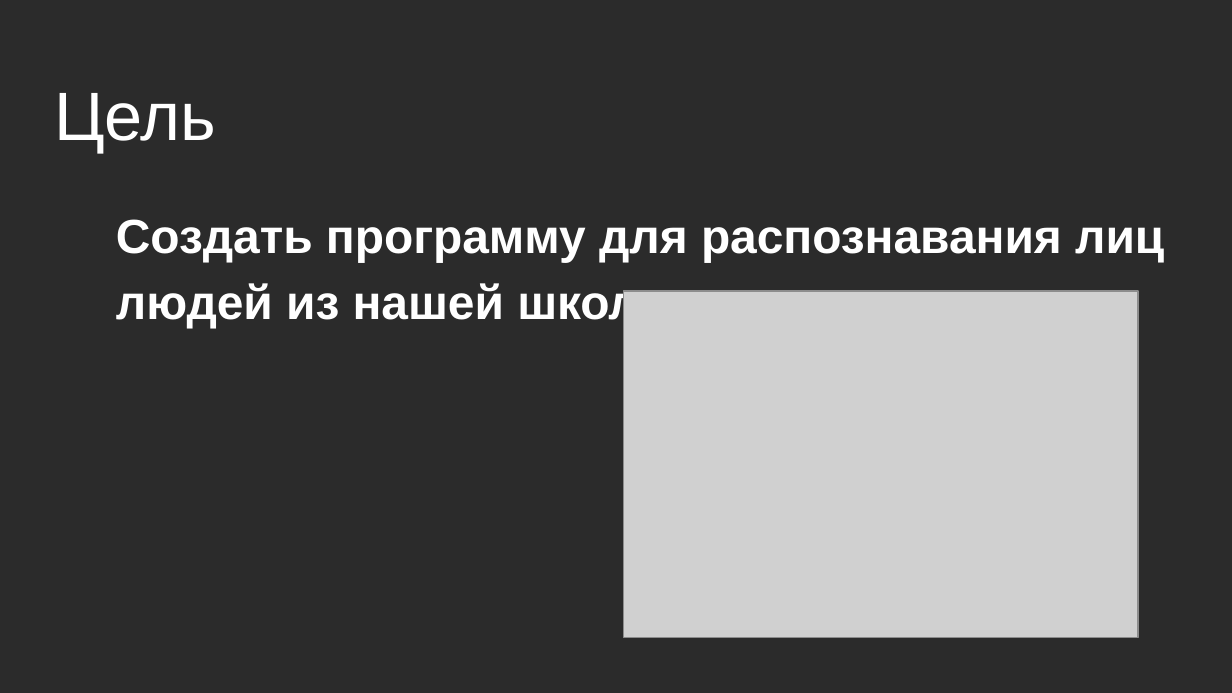
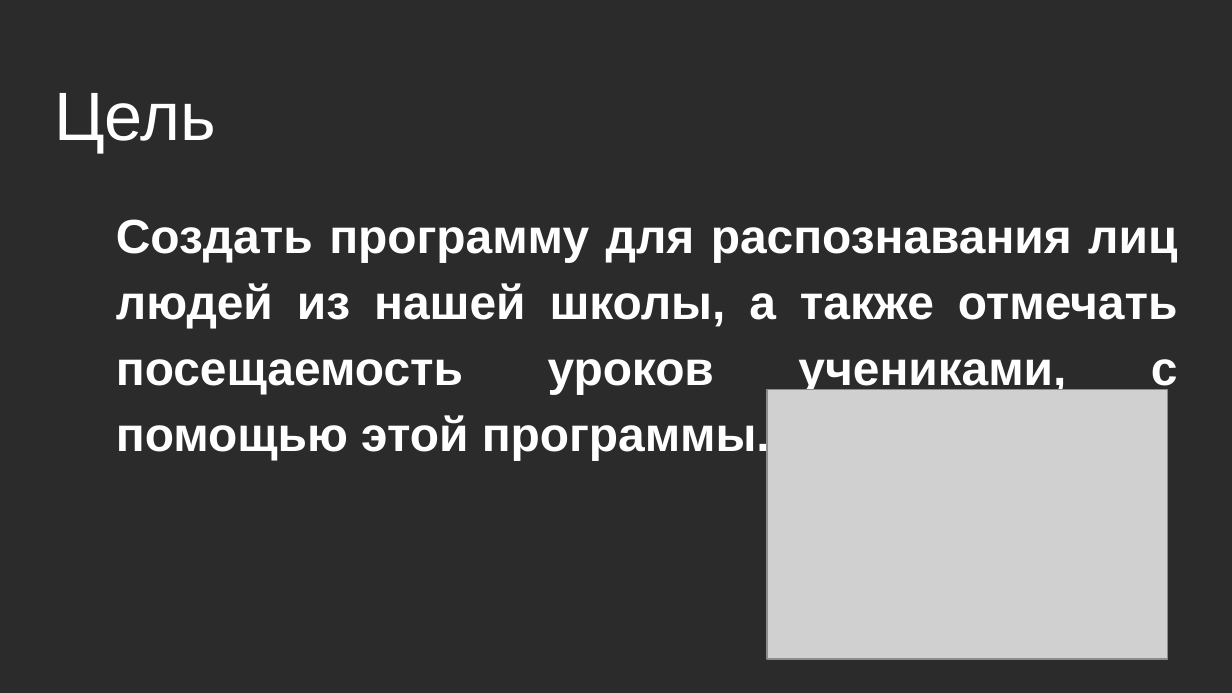
Before and after one commit to moti4k/schoolAI, a slide deck: slide 4 of Распознавание лиц.pptx. Drawn at 1232x693 pixels with LibreOffice and Linux fonts; fonts in the diff are those of the drawing; grey boxes stand for pictures; background and template pictures are left out; a plain dark background stands for a picture behind light text. Boxes give left, top, right and bottom in pixels: in the first picture for what was removed or moved away, otherwise in the second. Text is boxed around its words. In the diff, an @@ line names an element or a change of style, - is before the commit and + after.

```diff
--- a/Распознавание лиц.pptx
+++ b/Распознавание лиц.pptx
@@ text at [116, 219, 1178, 461]: text changed @@
-Создать программу для распознавания лиц людей из нашей школы
+Создать программу для распознавания лиц людей из нашей школы, а также отмечать посещаемость уроков учениками, с помощью этой программы.
@@ picture: place and size @@
-picture at [623, 291, 1138, 637]
+picture at [768, 389, 1168, 659]
```
Also in this commit, not shown: 1 other slide changed.
